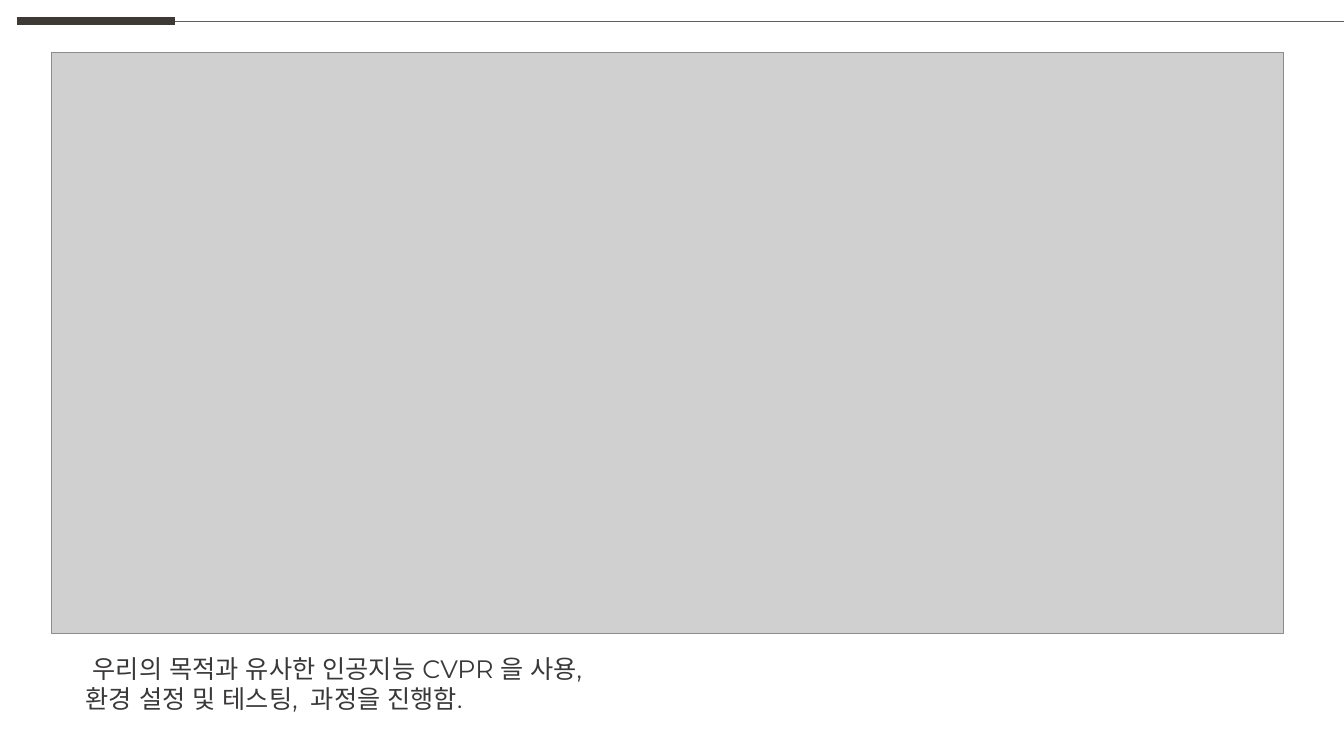
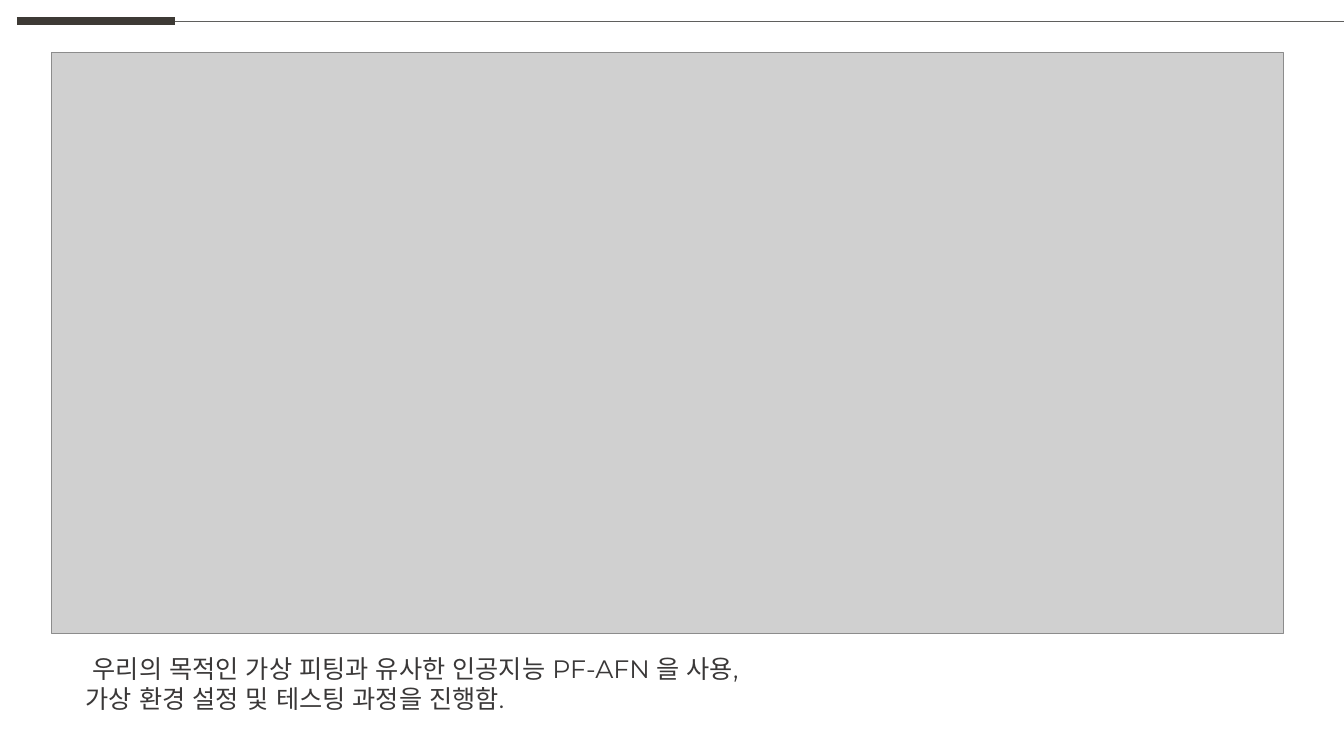
Before and after one commit to weaknessHero/Project_AvatarS, a slide deck: slide 3 of 발표자료/업데이트/LJHPPT.pptx (slide 2 before the commit). Drawn at 1344x756 pixels with LibreOffice and Linux fonts; fonts in the diff are those of the drawing; grey boxes stand for pictures. Boxes give left, top, right and bottom in pixels: in the first picture for what was removed or moved away, otherwise in the second. Text is boxed around its words. In the diff, an @@ line names an element or a change of style, - is before the commit and + after.

```diff
--- a/발표자료/업데이트/LJHPPT.pptx
+++ b/발표자료/업데이트/LJHPPT.pptx
@@ text at [86,657,739,710]: text changed @@
-우리의 목적과 유사한 인공지능 CVPR 을 사용,
-환경 설정 및 테스팅, 과정을 진행함.
+우리의 목적인 가상 피팅과 유사한 인공지능 PF-AFN 을 사용,
+가상 환경 설정 및 테스팅 과정을 진행함.
```
Also in this commit, not shown: 1 slide added.
